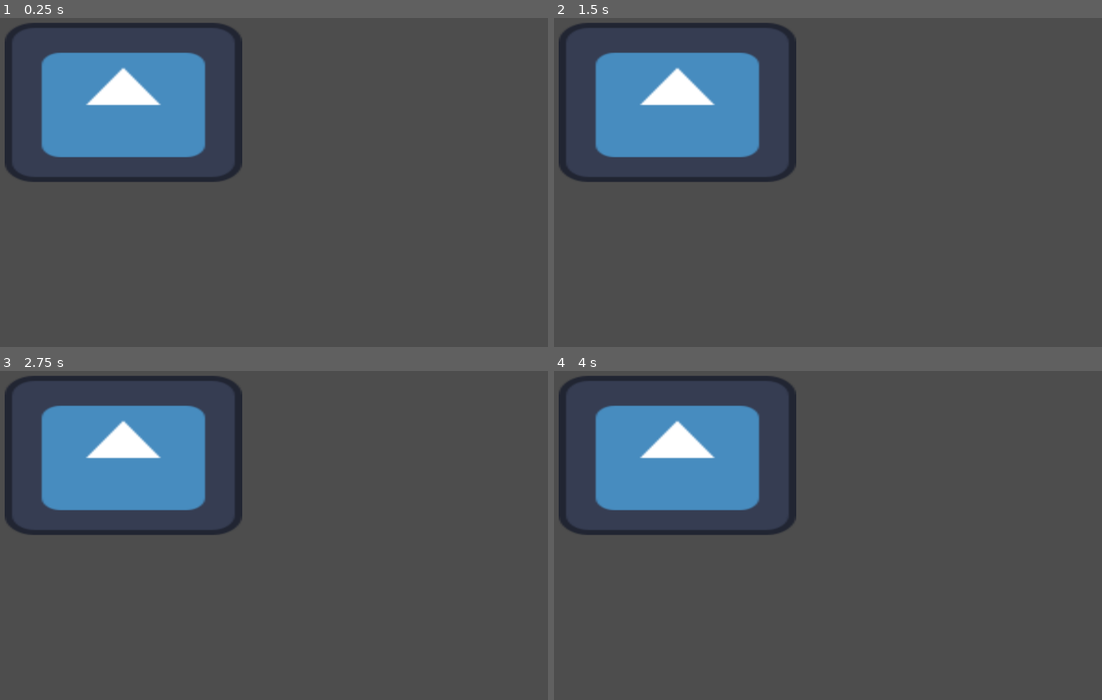
Above: before the commit, frames 1-4 (two rows, left to right).
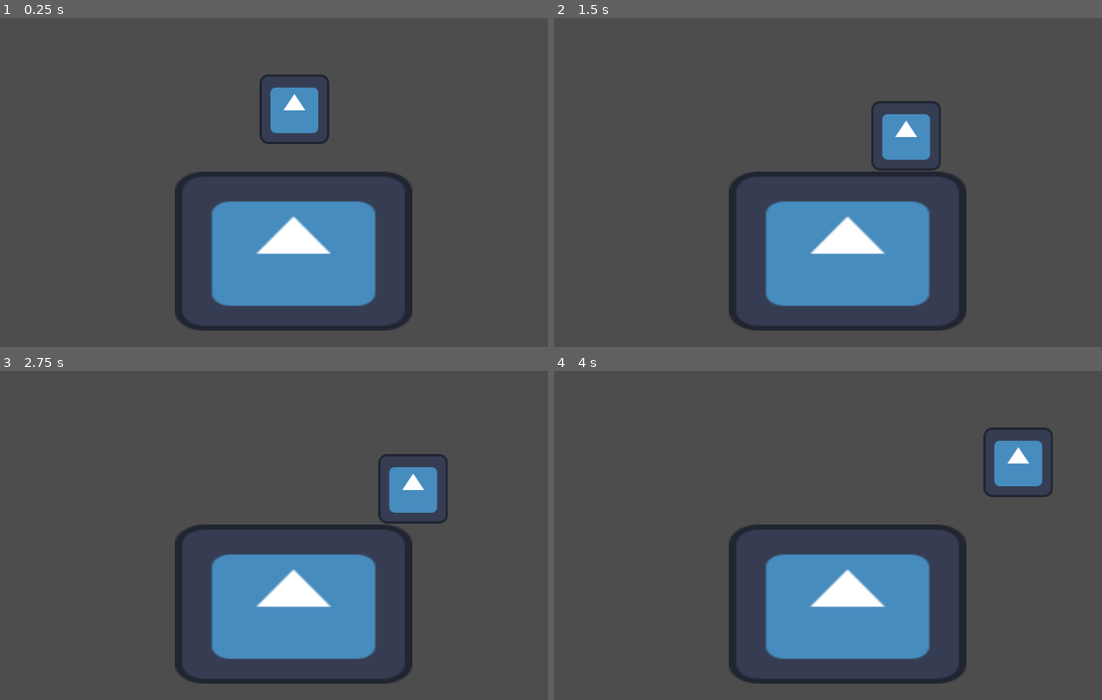
Above: after the commit, the same moments.

Repository: Eldragon126/Shapes
Game: Godot game, scene res://nodes/map.tscn
Two runs of this game, one before a commit and one after it. Both use one fixed random seed, a clock stepped at 60 frames per second and the inputs below. Before the commit the project has no main scene; this scene is started directly in both runs. The engine's default icon, where the game draws it, is replaced by a stand-in: a white triangle on a blue panel in a dark square.
Inputs:
- Up to frame 1 (0.25 s): no input
- Up to frame 2 (1.5 s): hold Right (ui_right) from 0.53 s (still down); tap Space (jump, bound only after the commit) at 0.6, 0.77, 1.07, 1.35 s
- Up to frame 3 (2.75 s): tap Space (jump, bound only after the commit) at 1.52, 1.82, 2.1 s; release Right (ui_right) at 2.03 s; hold Left (ui_left) from 2.03 s (still down)
- Up to frame 4 (4 s): release Left (ui_left) at 2.78 s; hold Right (ui_right) from 2.78 s (still down); tap Space (jump, bound only after the commit) at 2.85, 3.02, 3.32, 3.6, 3.77 s

The runs differ from the first frame. In frame 1, 26% of the frame differs, in the area x 0-76%, y 1-95%; in frame 2, 26%; in frame 3, 26%, in the area x 0-82%, y 1-95%; in frame 4, 26%.

Commit message:
added a bit of code

Diff:
--- a/nodes/map.tscn
+++ b/nodes/map.tscn
@@ -1,12 +1,26 @@
-[gd_scene load_steps=3 format=3 uid="uid://fyhpkdyutybd"]
+[gd_scene load_steps=5 format=3 uid="uid://fyhpkdyutybd"]
 
 [ext_resource type="Script" uid="uid://brbxev1anibql" path="res://scripts/map.gd" id="1_5ibb1"]
 [ext_resource type="Texture2D" uid="uid://js4tpq8uy8bp" path="res://icon.svg" id="1_gk0av"]
+[ext_resource type="PackedScene" uid="uid://cj1ki34wavwkd" path="res://nodes/player_cube.tscn" id="2_sknwi"]
+
+[sub_resource type="RectangleShape2D" id="RectangleShape2D_o7unc"]
+size = Vector2(127.70711, 129.3106)
 
 [node name="Map" type="Node2D"]
 script = ExtResource("1_5ibb1")
 
-[node name="Sprite2D" type="Sprite2D" parent="."]
-position = Vector2(274.5, 197.5)
+[node name="player_cube" parent="." instance=ExtResource("2_sknwi")]
+position = Vector2(589, 188)
+
+[node name="StaticBody2D" type="StaticBody2D" parent="."]
+
+[node name="Sprite2D" type="Sprite2D" parent="StaticBody2D"]
+position = Vector2(587.5, 471.49997)
 scale = Vector2(3.4140625, 2.2890625)
 texture = ExtResource("1_gk0av")
+
+[node name="Sprite2D2" type="CollisionShape2D" parent="StaticBody2D"]
+position = Vector2(589, 469)
+scale = Vector2(3.414062, 2.2890623)
+shape = SubResource("RectangleShape2D_o7unc")
--- a/nodes/player_cube.tscn
+++ b/nodes/player_cube.tscn
@@ -1,11 +1,13 @@
-[gd_scene load_steps=3 format=3 uid="uid://cj1ki34wavwkd"]
+[gd_scene load_steps=4 format=3 uid="uid://cj1ki34wavwkd"]
 
 [ext_resource type="Texture2D" uid="uid://js4tpq8uy8bp" path="res://icon.svg" id="1_j5x2s"]
+[ext_resource type="Script" uid="uid://5x8i2mm7ec40" path="res://scripts/player_cube.gd" id="1_je2q3"]
 
 [sub_resource type="RectangleShape2D" id="RectangleShape2D_je2q3"]
 size = Vector2(124, 124)
 
 [node name="player_cube" type="CharacterBody2D"]
+script = ExtResource("1_je2q3")
 
 [node name="Sprite2D" type="Sprite2D" parent="."]
 texture = ExtResource("1_j5x2s")
--- a/project.godot
+++ b/project.godot
@@ -11,5 +11,46 @@
 [application]
 
 config/name="Shapes Metroidvania Game Jam Entry"
+run/main_scene="uid://fyhpkdyutybd"
 config/features=PackedStringArray("4.5", "Forward Plus")
 config/icon="res://icon.svg"
+
+[input]
+
+ui_accept={
+"deadzone": 0.5,
+"events": [Object(InputEventKey,"resource_local_to_scene":false,"resource_name":"","device":0,"window_id":0,"alt_pressed":false,"shift_pressed":false,"ctrl_pressed":false,"meta_pressed":false,"pressed":false,"keycode":4194309,"physical_keycode":0,"key_label":0,"unicode":0,"location":0,"echo":false,"script":null)
+, Object(InputEventKey,"resource_local_to_scene":false,"resource_name":"","device":0,"window_id":0,"alt_pressed":false,"shift_pressed":false,"ctrl_pressed":false,"meta_pressed":false,"pressed":false,"keycode":4194310,"physical_keycode":0,"key_label":0,"unicode":0,"location":0,"echo":false,"script":null)
+, Object(InputEventKey,"resource_local_to_scene":false,"resource_name":"","device":0,"window_id":0,"alt_pressed":false,"shift_pressed":false,"ctrl_pressed":false,"meta_pressed":false,"pressed":false,"keycode":32,"physical_keycode":0,"key_label":0,"unicode":32,"location":0,"echo":false,"script":null)
+, Object(InputEventKey,"resource_local_to_scene":false,"resource_name":"","device":-1,"window_id":0,"alt_pressed":false,"shift_pressed":false,"ctrl_pressed":false,"meta_pressed":false,"pressed":false,"keycode":0,"physical_keycode":87,"key_label":0,"unicode":119,"location":0,"echo":false,"script":null)
+]
+}
+ui_left={
+"deadzone": 0.5,
+"events": [Object(InputEventKey,"resource_local_to_scene":false,"resource_name":"","device":0,"window_id":0,"alt_pressed":false,"shift_pressed":false,"ctrl_pressed":false,"meta_pressed":false,"pressed":false,"keycode":4194319,"physical_keycode":0,"key_label":0,"unicode":0,"location":0,"echo":false,"script":null)
+, Object(InputEventJoypadButton,"resource_local_to_scene":false,"resource_name":"","device":0,"button_index":13,"pressure":0.0,"pressed":false,"script":null)
+, Object(InputEventJoypadMotion,"resource_local_to_scene":false,"resource_name":"","device":0,"axis":0,"axis_value":-1.0,"script":null)
+, Object(InputEventKey,"resource_local_to_scene":false,"resource_name":"","device":-1,"window_id":0,"alt_pressed":false,"shift_pressed":false,"ctrl_pressed":false,"meta_pressed":false,"pressed":false,"keycode":0,"physical_keycode":65,"key_label":0,"unicode":97,"location":0,"echo":false,"script":null)
+]
+}
+ui_right={
+"deadzone": 0.5,
+"events": [Object(InputEventKey,"resource_local_to_scene":false,"resource_name":"","device":0,"window_id":0,"alt_pressed":false,"shift_pressed":false,"ctrl_pressed":false,"meta_pressed":false,"pressed":false,"keycode":4194321,"physical_keycode":0,"key_label":0,"unicode":0,"location":0,"echo":false,"script":null)
+, Object(InputEventJoypadButton,"resource_local_to_scene":false,"resource_name":"","device":0,"button_index":14,"pressure":0.0,"pressed":false,"script":null)
+, Object(InputEventJoypadMotion,"resource_local_to_scene":false,"resource_name":"","device":0,"axis":0,"axis_value":1.0,"script":null)
+, Object(InputEventKey,"resource_local_to_scene":false,"resource_name":"","device":-1,"window_id":0,"alt_pressed":false,"shift_pressed":false,"ctrl_pressed":false,"meta_pressed":false,"pressed":false,"keycode":0,"physical_keycode":68,"key_label":0,"unicode":100,"location":0,"echo":false,"script":null)
+]
+}
+ui_down={
+"deadzone": 0.5,
+"events": [Object(InputEventKey,"resource_local_to_scene":false,"resource_name":"","device":0,"window_id":0,"alt_pressed":false,"shift_pressed":false,"ctrl_pressed":false,"meta_pressed":false,"pressed":false,"keycode":4194322,"physical_keycode":0,"key_label":0,"unicode":0,"location":0,"echo":false,"script":null)
+, Object(InputEventJoypadButton,"resource_local_to_scene":false,"resource_name":"","device":0,"button_index":12,"pressure":0.0,"pressed":false,"script":null)
+, Object(InputEventJoypadMotion,"resource_local_to_scene":false,"resource_name":"","device":0,"axis":1,"axis_value":1.0,"script":null)
+, Object(InputEventKey,"resource_local_to_scene":false,"resource_name":"","device":-1,"window_id":0,"alt_pressed":false,"shift_pressed":false,"ctrl_pressed":false,"meta_pressed":false,"pressed":false,"keycode":0,"physical_keycode":83,"key_label":0,"unicode":115,"location":0,"echo":false,"script":null)
+]
+}
+jump={
+"deadzone": 0.2,
+"events": [Object(InputEventKey,"resource_local_to_scene":false,"resource_name":"","device":-1,"window_id":0,"alt_pressed":false,"shift_pressed":false,"ctrl_pressed":false,"meta_pressed":false,"pressed":false,"keycode":0,"physical_keycode":32,"key_label":0,"unicode":32,"location":0,"echo":false,"script":null)
+]
+}
--- /dev/null
+++ b/scripts/player_cube.gd
@@ -0,0 +1,35 @@
+extends CharacterBody2D
+var speed = 150
+var acceleration = 5
+var slow_acceleration = 20
+var jump_speed = -speed*2
+var gravity = speed * 5
+var max_grav_speed = 100
+
+# Called when the node enters the scene tree for the first time.
+func _ready() -> void:
+	pass # Replace with function body.
+
+
+# Called every frame. 'delta' is the elapsed time since the previous frame.
+func _process(delta: float) -> void:
+	pass
+
+func _physics_process(delta: float) -> void:
+	handle_input()
+	move_and_slide()
+	update_movement(delta)
+
+
+func update_movement(delta: float) -> void:
+	velocity.y += gravity*delta
+
+func handle_input() -> void:
+	if Input.is_action_just_pressed("jump") and is_on_floor():
+		velocity.y = jump_speed
+
+	var direction = Input.get_axis("ui_left", "ui_right")
+	if direction == 0:
+		velocity.x = move_toward(velocity.x,0,slow_acceleration)
+	else:
+		velocity.x = move_toward(velocity.x,speed* direction, acceleration)
Not shown, added: assets/Chill Background (Name Later).mp3.import
Not shown, added: assets/Eldens Green Flame.mp3.import
Not shown, added: assets/HappySong.mp3.import
Not shown, added: scripts/player_cube.gd.uid
